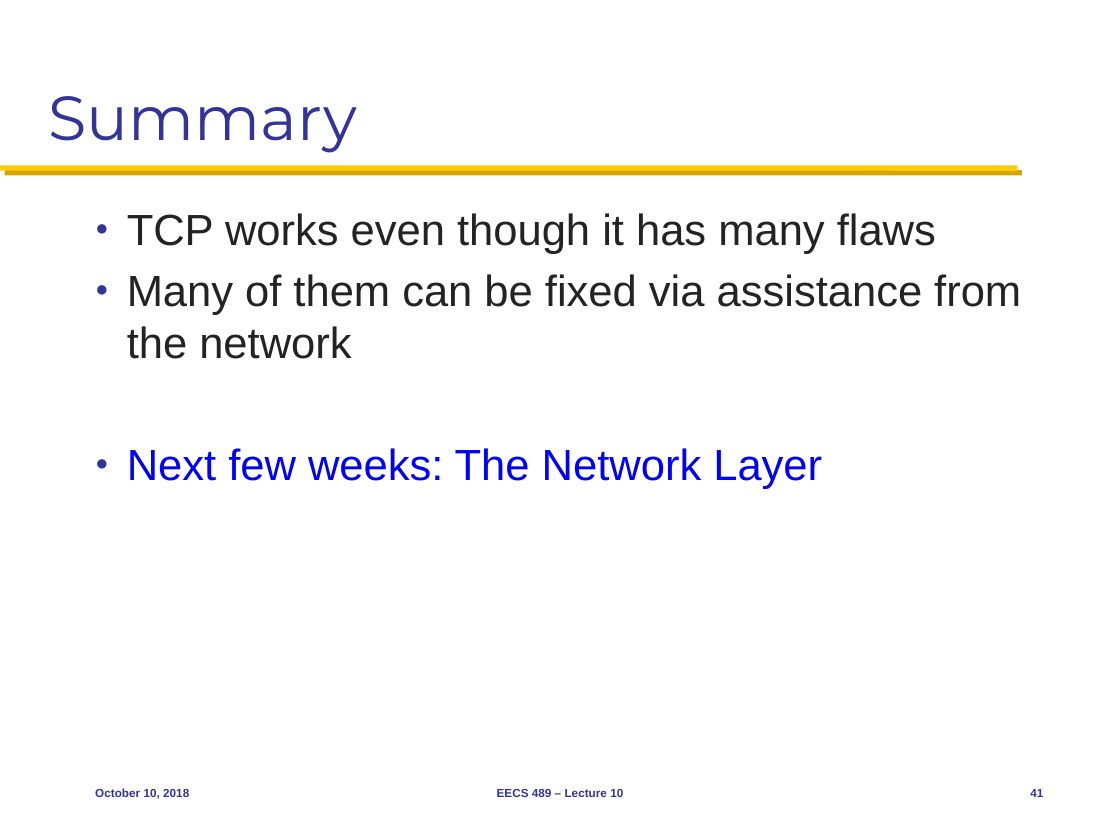
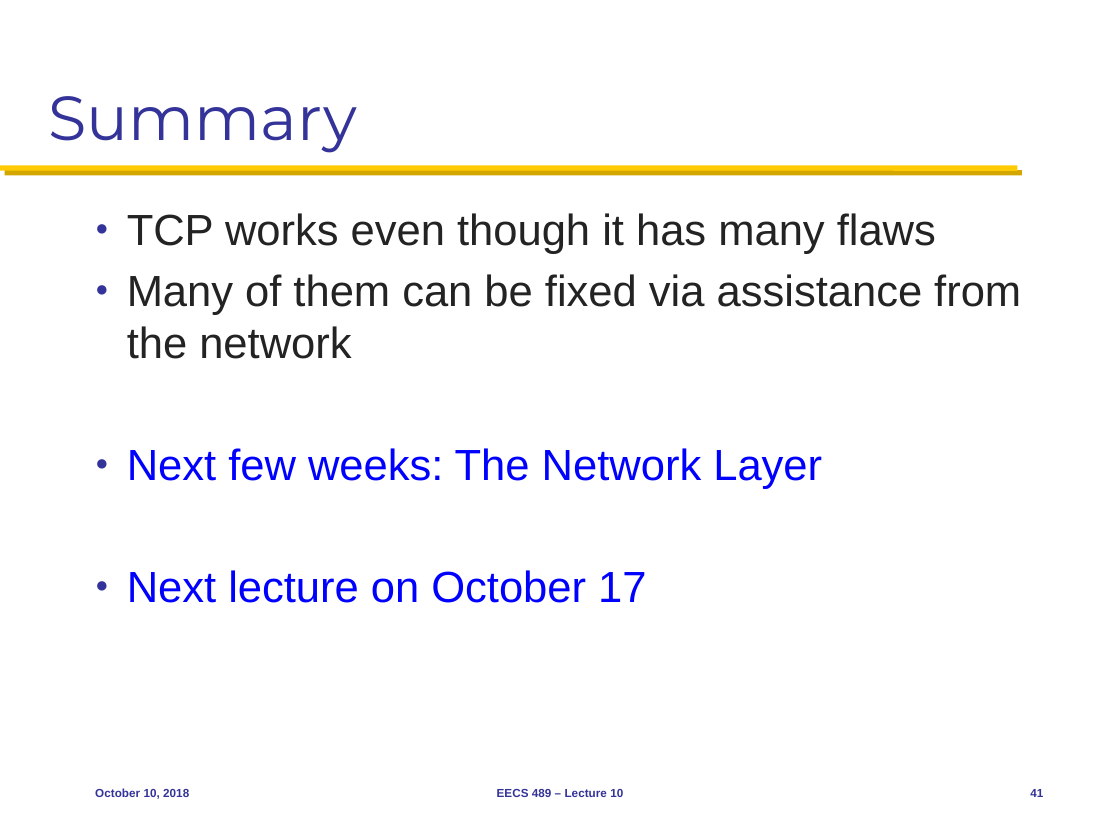
Before and after one commit to mosharaf/eecs489, a slide deck: slide 41 of Slides/101018.pptx. Drawn at 1120x840 pixels with LibreOffice and Linux fonts; fonts in the diff are those of the drawing. Boxes give left, top, right and bottom in pixels: in the first picture for what was removed or moved away, otherwise in the second. Text is boxed around its words. In the diff, an @@ line names an element or a change of style, - is before the commit and + after.

```diff
--- a/Slides/101018.pptx
+++ b/Slides/101018.pptx
@@ text at (127,570,646,603): paragraph added @@
+● Next lecture on October 17
```
Also in this commit, not shown: 5 other slides changed.
